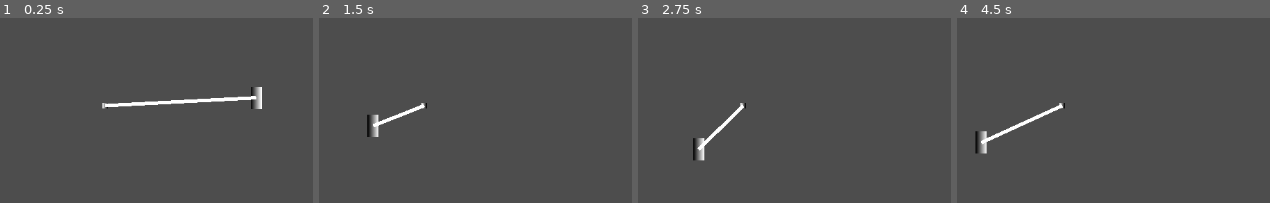
Above: before the commit, frames 1-4 (left to right).
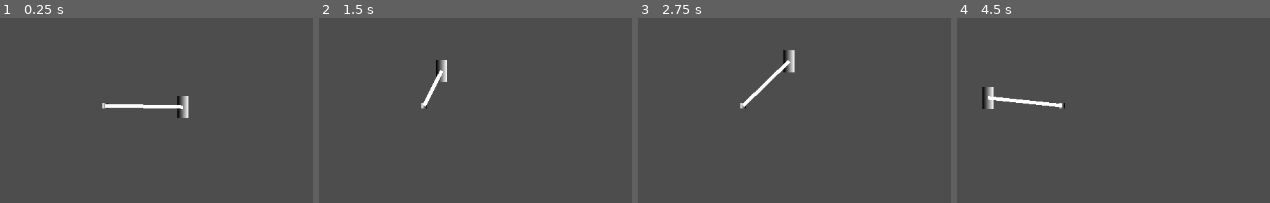
Above: after the commit, the same moments.

Repository: Blulow/majorjam
Game: Godot game, scene res://scenes/game.tscn
Two runs of this game, one before a commit and one after it. Both use one fixed random seed, a clock stepped at 60 frames per second and the inputs below.
Inputs:
- Up to frame 1 (0.25 s): no input
- Up to frame 2 (1.5 s): hold Right (right) from 0.53 s (still down); tap Shift (dash, bound only after the commit) at 0.6, 1.35 s; tap Up (up) at 0.77 s
- Up to frame 3 (2.75 s): tap Up (up) at 1.52 s; release Right (right) at 2.03 s; hold Left (left) from 2.03 s (still down); tap Shift (dash, bound only after the commit) at 2.1 s
- Up to frame 4 (4.5 s): release Left (left) at 2.78 s; hold Right (right) 2.78-4.28 s; tap Shift (dash, bound only after the commit) at 2.85, 3.6, 4.35 s; tap Up (up) at 3.02, 3.77 s; hold Left (left) from 4.28 s (still down)

The runs differ from the first frame. In frame 1, 1.9% of the frame differs, in the area x 33-84%, y 37-55%; in frame 2, 1.3%; in frame 3, 1.6%; in frame 4, 1.8%.

Commit message:
add: dashing ability

Diff:
--- a/project.godot
+++ b/project.godot
@@ -47,6 +47,13 @@
 "events": [Object(InputEventMouseButton,"resource_local_to_scene":false,"resource_name":"","device":-1,"window_id":0,"a …(258 unchanged characters)…
 ]
 }
+dash={
+"deadzone": 0.2,
+"events": [Object(InputEventKey,"resource_local_to_scene":false,"resource_name":"","device":-1,"window_id":0,"alt_pressed":false,"shift_pressed":false,"ctrl_pressed":false,"meta_pressed":false,"pressed":false,"keycode":0,"physical_keycode":4194325,"key_label":0,"unicode":0,"location":0,"echo":false,"script":null)
+, Object(InputEventKey,"resource_local_to_scene":false,"resource_name":"","device":-1,"window_id":0,"alt_pressed":false,"shift_pressed":false,"ctrl_pressed":false,"meta_pressed":false,"pressed":false,"keycode":0,"physical_keycode":90,"key_label":0,"unicode":122,"location":0,"echo":false,"script":null)
+, Object(InputEventKey,"resource_local_to_scene":false,"resource_name":"","device":-1,"window_id":0,"alt_pressed":false,"shift_pressed":false,"ctrl_pressed":false,"meta_pressed":false,"pressed":false,"keycode":0,"physical_keycode":88,"key_label":0,"unicode":120,"location":0,"echo":false,"script":null)
+]
+}
 
 [physics]
 
--- /dev/null
+++ b/scenes/components/body_controller.tscn
@@ -0,0 +1,6 @@
+[gd_scene format=3 uid="uid://6p35ilxarqkx"]
+
+[ext_resource type="Script" uid="uid://csltq2jj1kmua" path="res://scripts/movement/body_controller.gd" id="1_swukc"]
+
+[node name="BodyController" type="Node2D" unique_id=22720870]
+script = ExtResource("1_swukc")
--- a/scenes/components/controlled_movement.tscn
+++ b/scenes/components/controlled_movement.tscn
@@ -1,6 +1,6 @@
 [gd_scene format=3 uid="uid://drnmq1qbgf1m6"]
 
-[ext_resource type="Script" uid="uid://jk6uweicv0jm" path="res://scripts/player/controlled_movement.gd" id="1_xfhd5"]
+[ext_resource type="Script" uid="uid://jk6uweicv0jm" path="res://scripts/movement/controlled_movement.gd" id="1_xfhd5"]
 
 [node name="ControlledMovement" type="Node2D" unique_id=935498531]
 script = ExtResource("1_xfhd5")
--- /dev/null
+++ b/scenes/components/dash_movement.tscn
@@ -0,0 +1,6 @@
+[gd_scene format=3 uid="uid://d2fsyemj6pcng"]
+
+[ext_resource type="Script" uid="uid://coxmrsob2yl6t" path="res://scripts/movement/dash_movement.gd" id="1_i0w8y"]
+
+[node name="DashMovement" type="Node2D" unique_id=1115222186]
+script = ExtResource("1_i0w8y")
--- /dev/null
+++ b/scenes/components/rope_dash_movement.tscn
@@ -0,0 +1,6 @@
+[gd_scene format=3 uid="uid://bqqj4v0fa56nd"]
+
+[ext_resource type="Script" uid="uid://bx1q378a85ix4" path="res://scripts/movement/rope_dash_movement.gd" id="1_ift0w"]
+
+[node name="RopeDashMovement" type="Node2D" unique_id=1115222186]
+script = ExtResource("1_ift0w")
--- a/scenes/game.tscn
+++ b/scenes/game.tscn
@@ -1,8 +1,11 @@
 [gd_scene format=3 uid="uid://bxuaaxvxuv5cv"]
 
+[ext_resource type="PackedScene" uid="uid://bqqj4v0fa56nd" path="res://scenes/components/rope_dash_movement.tscn" id="2_lbhrr"]
 [ext_resource type="PackedScene" uid="uid://d0qsxl5ra6nui" path="res://scenes/player.tscn" id="2_yqjtg"]
 [ext_resource type="PackedScene" uid="uid://bgmor4w06xkc5" path="res://scenes/anchor.tscn" id="3_lnu2h"]
+[ext_resource type="PackedScene" uid="uid://6p35ilxarqkx" path="res://scenes/components/body_controller.tscn" id="3_p57ef"]
 [ext_resource type="PackedScene" uid="uid://bv44pj8q4xpe3" path="res://scenes/rope.tscn" id="4_lbhrr"]
+[ext_resource type="PackedScene" uid="uid://drnmq1qbgf1m6" path="res://scenes/components/controlled_movement.tscn" id="4_u5sy4"]
 
 [node name="Game" type="Node2D" unique_id=1213886240]
 
@@ -13,6 +16,17 @@
 [node name="Player" parent="." unique_id=477849407 instance=ExtResource("2_yqjtg")]
 position = Vector2(570, -71)
 
+[node name="RopeDashMovement" parent="Player" unique_id=1115222186 node_paths=PackedStringArray("rope", "body_controller") instance=ExtResource("2_lbhrr")]
+rope = NodePath("../../Rope")
+body_controller = NodePath("../BodyController")
+
+[node name="BodyController" parent="Player" unique_id=22720870 node_paths=PackedStringArray("body") instance=ExtResource("3_p57ef")]
+body = NodePath("..")
+
+[node name="ControlledMovement" parent="Player" unique_id=935498531 node_paths=PackedStringArray("body", "body_controller") instance=ExtResource("4_u5sy4")]
+body = NodePath("..")
+body_controller = NodePath("../BodyController")
+
 [node name="Anchor" parent="." unique_id=2015515689 instance=ExtResource("3_lnu2h")]
 
 [node name="Rope" parent="." unique_id=1075735704 node_paths=PackedStringArray("obj1", "obj2") instance=ExtResource("4_lbhrr")]
--- a/scenes/player.tscn
+++ b/scenes/player.tscn
@@ -1,6 +1,4 @@
 [gd_scene format=3 uid="uid://d0qsxl5ra6nui"]
-
-[ext_resource type="PackedScene" uid="uid://drnmq1qbgf1m6" path="res://scenes/components/controlled_movement.tscn" id="2_g2els"]
 
 [sub_resource type="Gradient" id="Gradient_g2els"]
 
@@ -18,6 +16,3 @@
 
 [node name="CollisionShape2D" type="CollisionShape2D" parent="." unique_id=1650921805]
 shape = SubResource("RectangleShape2D_dqkch")
-
-[node name="ControlledMovement" parent="." unique_id=935498531 node_paths=PackedStringArray("body") instance=ExtResource("2_g2els")]
-body = NodePath("..")
--- a/scenes/rope.tscn
+++ b/scenes/rope.tscn
@@ -10,6 +10,8 @@
 
 [node name="RopeSpring" parent="." unique_id=496788382 node_paths=PackedStringArray("rope") instance=ExtResource("2_ghbyf")]
 rope = NodePath("..")
+spring_strength = 50.0
+damping = 10.0
 
 [node name="RopeLine" type="Line2D" parent="." unique_id=1691879384 node_paths=PackedStringArray("rope")]
 script = ExtResource("3_vlfmi")
--- /dev/null
+++ b/scripts/movement/body_controller.gd
@@ -0,0 +1,16 @@
+extends Node2D
+class_name BodyController
+
+@export var body: CharacterBody2D
+
+const GRAVITY = 980.0
+
+var internal_vel: Vector2
+var external_vel: Vector2
+
+func _physics_process(delta: float) -> void:
+	if not body.is_on_floor():
+		external_vel.y += GRAVITY * delta
+
+	body.velocity = internal_vel + external_vel
+	body.move_and_slide()
--- /dev/null
+++ b/scripts/movement/controlled_movement.gd
@@ -0,0 +1,20 @@
+extends Node
+class_name ControlledMovement
+
+@export var body: CharacterBody2D
+@export var body_controller: BodyController
+
+const SPEED = 300.0
+const JUMP_VELOCITY = -400.0
+
+var speed: float = SPEED
+
+func _physics_process(delta: float) -> void:
+	if Input.is_action_just_pressed("jump") and body.is_on_floor():
+		body_controller.internal_vel.y = JUMP_VELOCITY
+
+	var direction := Input.get_axis("left", "right")
+	if direction:
+		body_controller.internal_vel.x = direction * speed
+	else:
+		body_controller.internal_vel.x = move_toward(body_controller.internal_vel.x, 0, speed)
--- /dev/null
+++ b/scripts/movement/dash_movement.gd
@@ -0,0 +1,22 @@
+extends Node2D
+class_name DashMovement
+
+@export var body_controller: BodyController
+
+const DASH_SPEED: float = 5.0
+const DASH_TIME: float = 0.3
+
+var timer: float = 0.0
+var dashing: bool = false
+
+func _process(delta: float) -> void:
+	if Input.is_action_just_pressed("dash"):
+		body_controller.external_vel *= DASH_SPEED
+		dashing = true
+
+	if dashing:
+		timer += delta
+		if timer >= DASH_TIME:
+			body_controller.external_vel /= DASH_SPEED
+			dashing = false
+			timer = 0.0
--- /dev/null
+++ b/scripts/movement/rope_dash_movement.gd
@@ -0,0 +1,46 @@
+extends DashMovement
+class_name RopeDashMovement
+
+@export var rope: Rope
+
+const ROPE_DASH_SPEED: float = 50.0
+const STARTUP_SPEED: float = 500.0
+
+var anchor: Node2D
+var rope_dir: Vector2
+var dir: float = 1 #c: -1, a: 1
+var dash_dir: float
+
+func _ready() -> void:
+	anchor = rope.obj1 if rope.obj2 == body_controller.body else rope.obj2 if rope.obj1 == body_controller.body else null
+
+func _process(delta: float) -> void:
+	if Input.is_action_just_pressed("dash"):
+		if not anchor: return
+
+		rope_dir = body_controller.body.global_position.direction_to(anchor.global_position)
+		dash_dir = (1 if rope_dir.y < 0 else -1) * Input.get_axis("left", "right")
+		dashing = true
+
+	if dashing:
+		timer += delta
+		if timer >= DASH_TIME:
+			dashing = false
+			timer = 0.0
+
+func _physics_process(delta: float) -> void:
+	if not dashing or not anchor: return
+
+	rope_dir = body_controller.body.global_position.direction_to(anchor.global_position)
+	var tangent = Vector2(-rope_dir.y, rope_dir.x)
+
+	var counter_force: float = 0
+	if body_controller.external_vel.length() < STARTUP_SPEED:
+		counter_force = STARTUP_SPEED
+	else:
+		if dir == dash_dir:
+			counter_force = 0.0
+		else:
+			counter_force = body_controller.external_vel.length()
+	dir = dash_dir
+	body_controller.external_vel += tangent * dash_dir * (counter_force + ROPE_DASH_SPEED)
--- a/scripts/physics_adapters/character_adapter.gd
+++ b/scripts/physics_adapters/character_adapter.gd
@@ -9,7 +9,7 @@
 func set_position(p: Vector2) -> void: body.global_position = p
 func get_velocity() -> Vector2: return body.velocity
 func set_velocity(v: Vector2) -> void:
-	body.get_node("ControlledMovement").external_vel = v
+	body.get_node("BodyController").external_vel = v
 	#body.move_and_slide()
 func add_velocity(v: Vector2) -> void:
-	body.get_node("ControlledMovement").external_vel += v
+	body.get_node("BodyController").external_vel += v
--- a/scripts/player/controlled_movement.gd
+++ /dev/null
@@ -1,26 +0,0 @@
-extends Node
-
-@export var body: CharacterBody2D
-
-const SPEED = 300.0
-const JUMP_VELOCITY = -400.0
-const GRAVITY = 980.0
-
-var internal_vel: Vector2
-var external_vel: Vector2
-
-func _physics_process(delta: float) -> void:
-	if not body.is_on_floor():
-		internal_vel.y += GRAVITY * delta
-
-	if Input.is_action_just_pressed("jump") and body.is_on_floor():
-		internal_vel.y = JUMP_VELOCITY
-
-	var direction := Input.get_axis("left", "right")
-	if direction:
-		internal_vel.x = direction * SPEED
-	else:
-		internal_vel.x = move_toward(internal_vel.x, 0, SPEED)
-
-	body.velocity = internal_vel + external_vel
-	body.move_and_slide()
--- a/scripts/rope/rope.gd
+++ b/scripts/rope/rope.gd
@@ -1,5 +1,6 @@
 extends Node2D
+class_name Rope
 
 @export var obj1: Node2D
 @export var obj2: Node2D
-var max_length: float = 10.0
+var max_length: float = 20.0
--- a/scripts/rope/rope_line.gd
+++ b/scripts/rope/rope_line.gd
@@ -1,6 +1,6 @@
 extends Line2D
 
-@export var rope: Node2D
+@export var rope: Rope
 
 func _process(delta: float) -> void:
 	points = [
--- a/scripts/rope/rope_reel.gd
+++ b/scripts/rope/rope_reel.gd
@@ -1,10 +1,10 @@
 extends Node2D
 
-@export var rope: Node2D
+@export var rope: Rope
 
-const REEL_LENGTH: float = 1.0
+const REEL_LENGTH: float = 20.0
 const MAX_LENGTH: float = 500.0
-const MIN_LENGTH: float = 1.0
+const MIN_LENGTH: float = 0.0
 
 func _process(delta: float) -> void:
 	if Input.is_action_pressed("up"):
--- a/scripts/rope/rope_spring.gd
+++ b/scripts/rope/rope_spring.gd
@@ -1,8 +1,8 @@
 extends Node2D
 
-@export var rope: Node2D
-@export var spring_strength: float = 10
-@export var damping : float = 2
+@export var rope: Rope
+@export var spring_strength: float = 10.0
+@export var damping : float = 5.0
 
 func _physics_process(delta: float) -> void:
 	if rope.obj1 == null or rope.obj2 == null: return
@@ -26,3 +26,4 @@
 	var damp = -damping * vel_dot
 	var force = dir * (spring + damp)
 	a.add_velocity(force * delta)
+	b.add_velocity(-force * delta)
Binary file removed: assets/tilesets/cave_rock.png
Not shown, removed: assets/tilesets/cave_rock.png.import
Not shown, added: scripts/movement/body_controller.gd.uid
Renamed: scripts/player/controlled_movement.gd.uid -> scripts/movement/controlled_movement.gd.uid
Not shown, added: scripts/movement/dash_movement.gd.uid
Not shown, added: scripts/movement/rope_dash_movement.gd.uid
